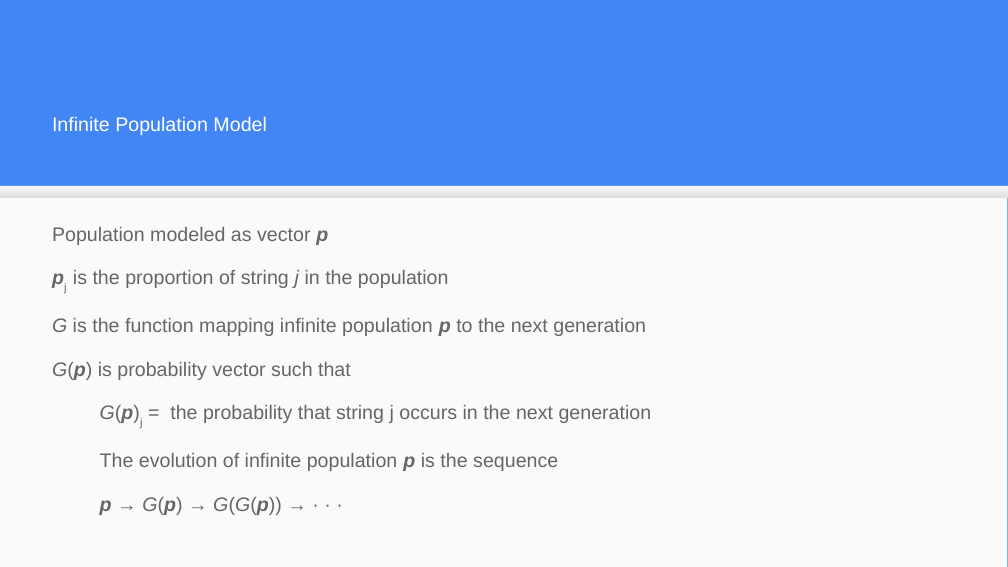
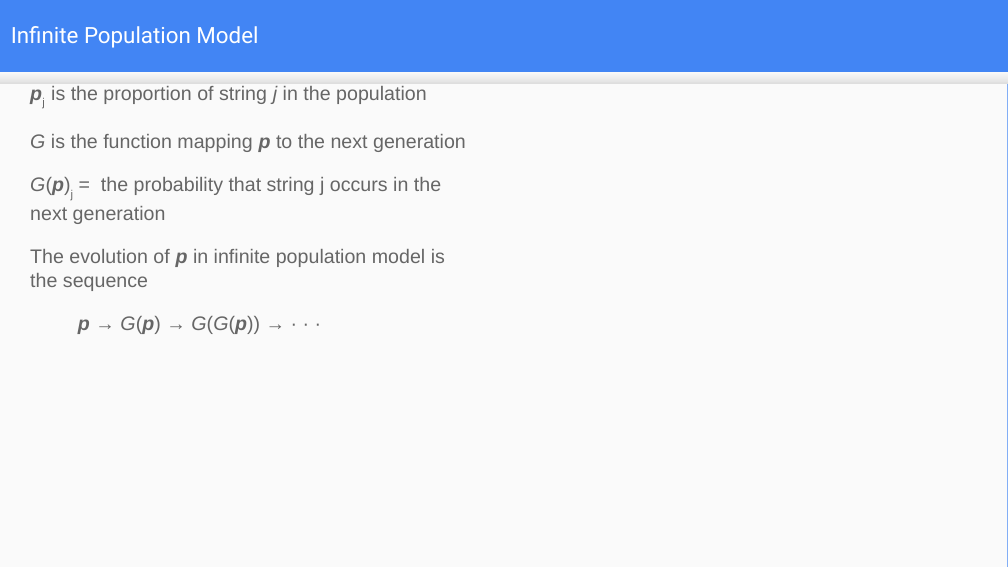
Before and after one commit to mduwalsh/project, a slide deck: slide 5 of thesis_slides_mahendra.odp. Drawn at 1008x567 pixels with LibreOffice and Linux fonts; fonts in the diff are those of the drawing. Boxes give left, top, right and bottom in pixels: in the first picture for what was removed or moved away, otherwise in the second. Text is boxed around its words. In the diff, an @@ line names an element or a change of style, - is before the commit and + after.

```diff
--- a/thesis_slides_mahendra.odp
+++ b/thesis_slides_mahendra.odp
@@ title "Infinite Population Model": place and size @@
-title "Infinite Population Model" at (52, 116, 266, 135)
+title "Infinite Population Model" at (11, 26, 258, 48)
@@ title "Infinite Population Model" at (11, 26, 258, 48): size 14 to 16 pt, font Arial to Roboto @@
@@ rectangle: place and size @@
-rectangle at (0, 185, 1007, 566)
+rectangle at (0, 73, 1007, 567)
@@ rectangle: place and size @@
-rectangle at (0, 185, 1008, 198)
+rectangle at (0, 73, 1008, 85)
@@ text "pj is the proportion of ...": place and size @@
-text "pj is the proportion of ..." at (52, 227, 652, 515)
+text "pj is the proportion of ..." at (30, 86, 466, 334)
@@ text at (30, 134, 466, 152): text changed @@
-G is the function mapping infinite population p to the next generation
-G(p) is probability vector such that
+G is the function mapping p to the next generation
@@ text at (30, 177, 441, 224): indent changed @@
@@ text at (52, 227, 328, 245): paragraph removed @@
-Population modeled as vector p
@@ text at (30, 249, 445, 291): text changed @@
-The evolution of infinite population p is the sequence
+The evolution of p in infinite population model is the sequence
```
Also in this commit, not shown: 10 other slides changed, 13 slides added, 4 slides removed, 4 other files.
